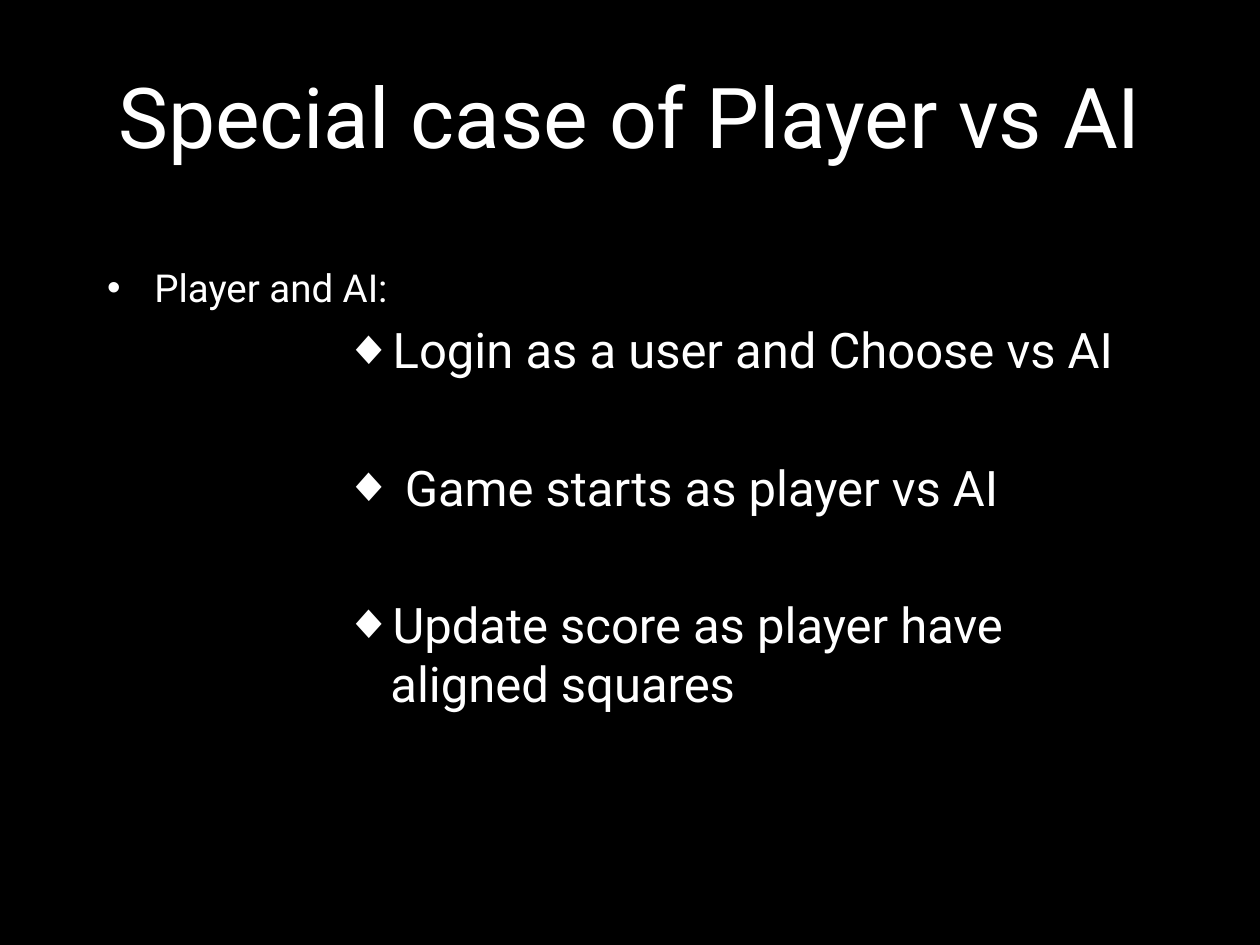
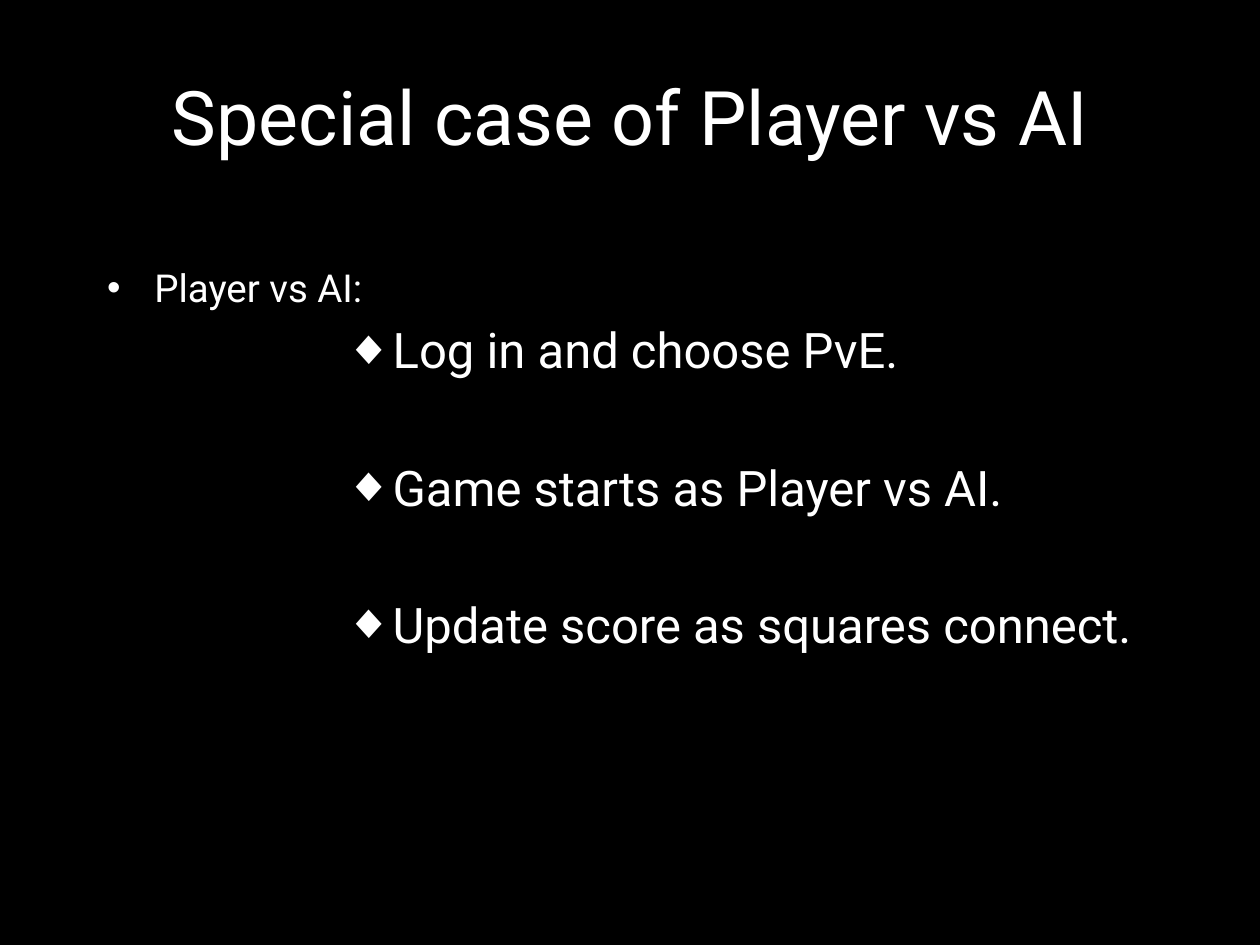
Before and after one commit to Amatarasu/A-Team, a slide deck: slide 8 of Power Point Presentation.pptx (slide 7 before the commit). Drawn at 1260x945 pixels with LibreOffice and Linux fonts; fonts in the diff are those of the drawing; background and template pictures are left out. Boxes give left, top, right and bottom in pixels: in the first picture for what was removed or moved away, otherwise in the second. Text is boxed around its words. In the diff, an @@ line names an element or a change of style, - is before the commit and + after.

```diff
--- a/Power Point Presentation.pptx
+++ b/Power Point Presentation.pptx
@@ title "Special case of Player vs ..." at <box>172,87,1087,161</box>: size 48 to 43 pt @@
@@ text at <box>154,273,1131,653</box>: text changed @@
-• Player and AI:
-          ◆ Login as a user and Choose vs AI
-          ◆ Game starts as player vs AI
-          ◆ Update score as player have aligned squares
+• Player vs AI:
+          ◆ Log in and choose PvE.
+          ◆ Game starts as Player vs AI.
+          ◆ Update score as squares connect.
```
Also in this commit, not shown: 5 other slides changed, 1 slide added, 4 other files.
